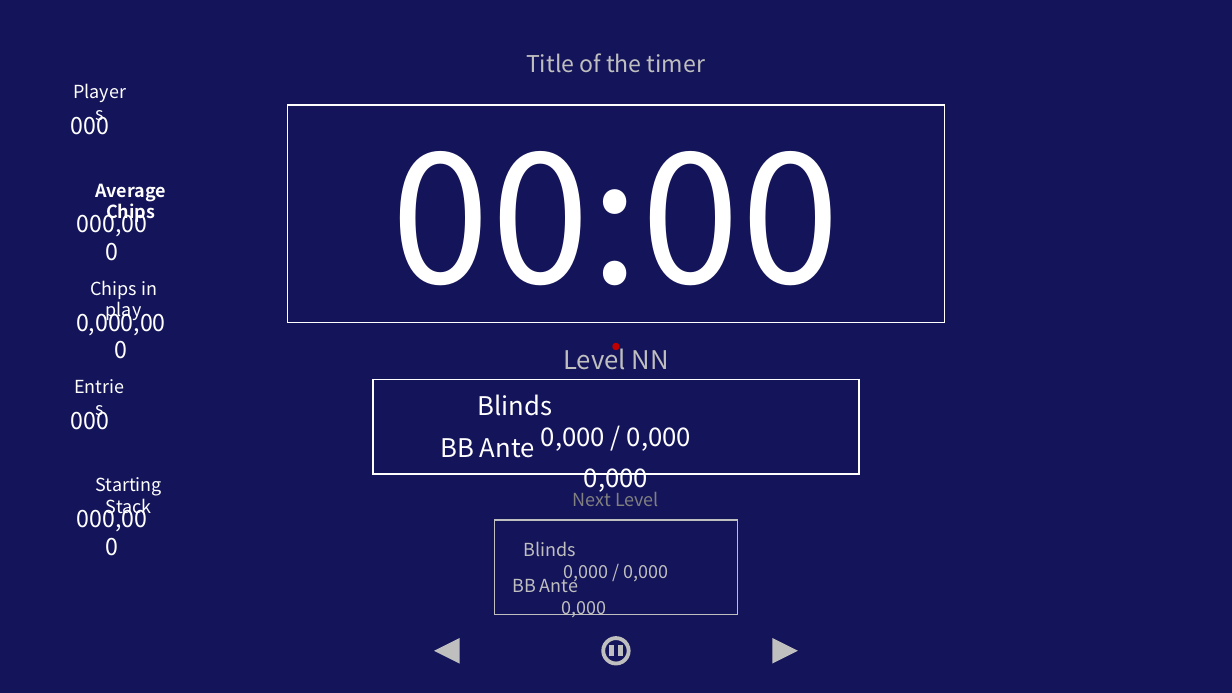
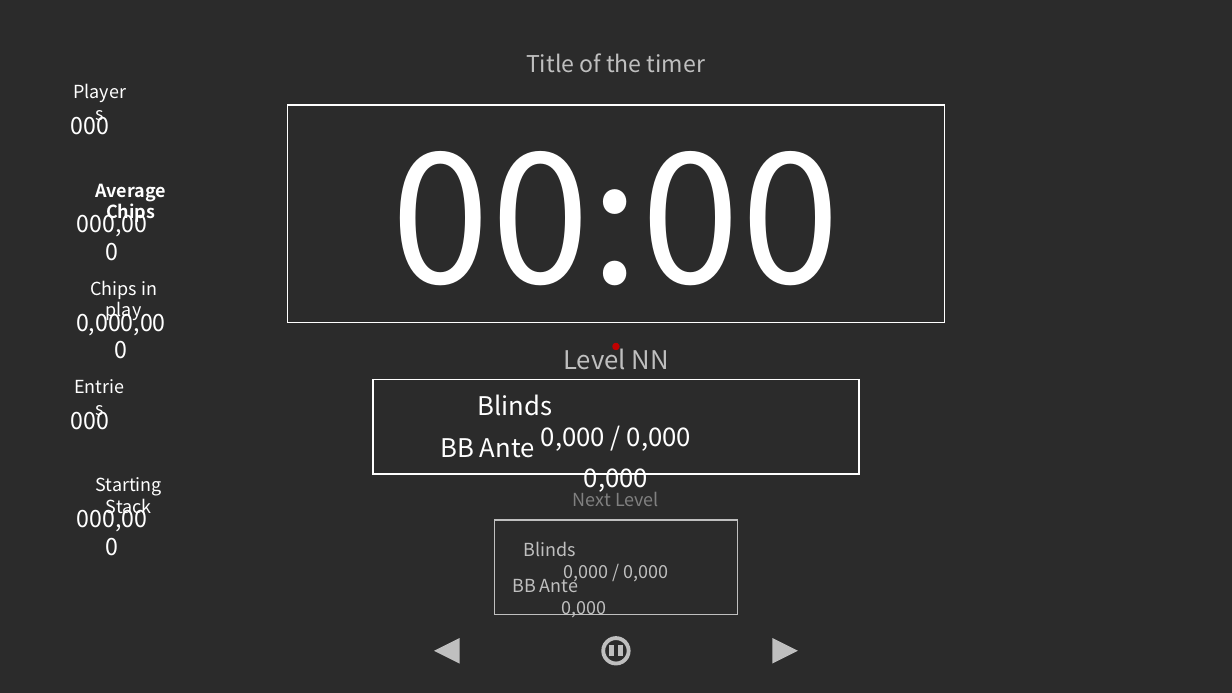
Before and after one commit to kage3175/PokerTimer, a slide deck: slide 1 of 프레젠테이션1.pptx. Drawn at 1232x693 pixels with LibreOffice and Linux fonts; fonts in the diff are those of the drawing; background and template pictures are left out; a plain dark background stands for a picture behind light text. Boxes give left, top, right and bottom in pixels: in the first picture for what was removed or moved away, otherwise in the second. Text is boxed around its words. In the diff, an @@ line names an element or a change of style, - is before the commit and + after.

```diff
--- a/프레젠테이션1.pptx
+++ b/프레젠테이션1.pptx
@@ background #14145A to picture (left out) @@
```
Also in this commit, not shown: 1 slide added, 2 other files.
